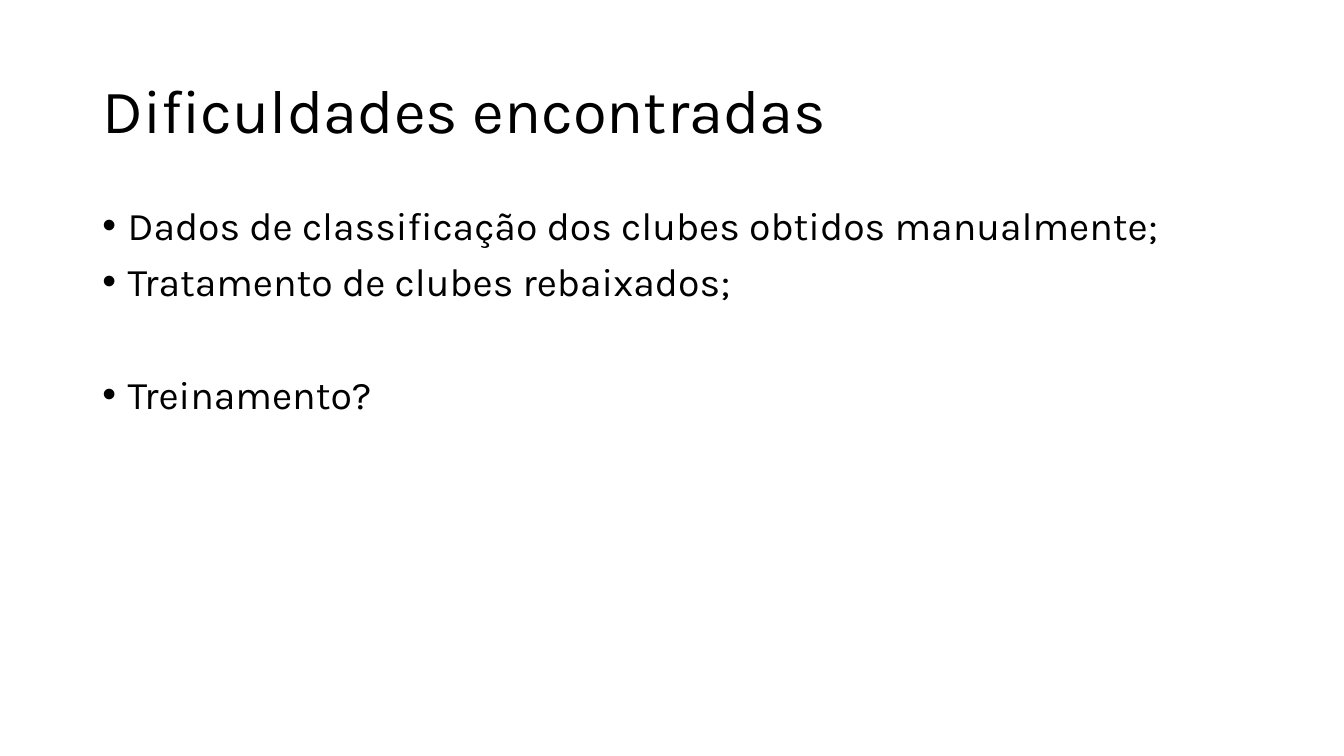
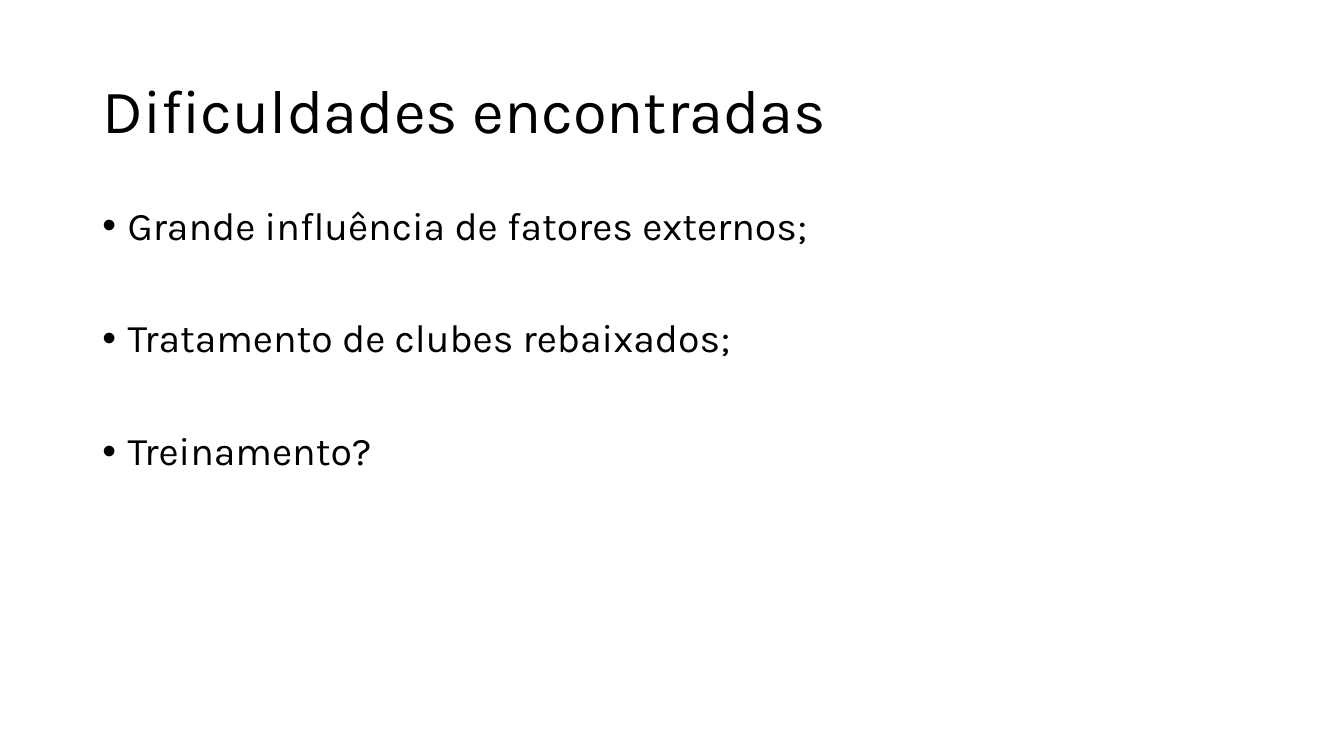
Before and after one commit to Abel-Chinaglia/Footbal_prediction-Introducao_AM, a slide deck: slide 6 of Apresentacao_IAM-Abel_Rafael_2025.pptx. Drawn at 1344x756 pixels with LibreOffice and Linux fonts; fonts in the diff are those of the drawing. Boxes give left, top, right and bottom in pixels: in the first picture for what was removed or moved away, otherwise in the second. Text is boxed around its words. In the diff, an @@ line names an element or a change of style, - is before the commit and + after.

Commit message:
ajustando apresentacao

```diff
--- a/Apresentacao_IAM-Abel_Rafael_2025.pptx
+++ b/Apresentacao_IAM-Abel_Rafael_2025.pptx
@@ text at (x1=128, y1=211, x2=807, y2=244): text changed @@
-• Dados de classificação dos clubes obtidos manualmente;
+• Grande influência de fatores externos;
```
